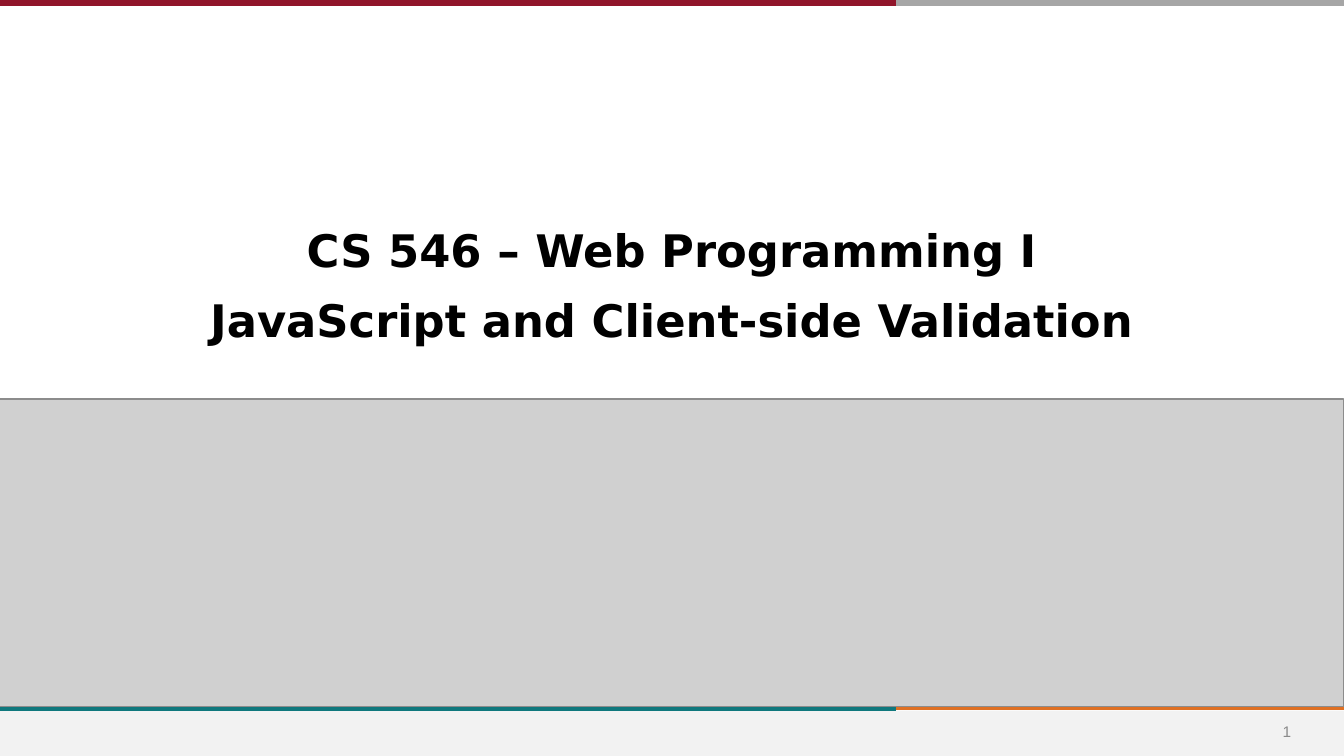
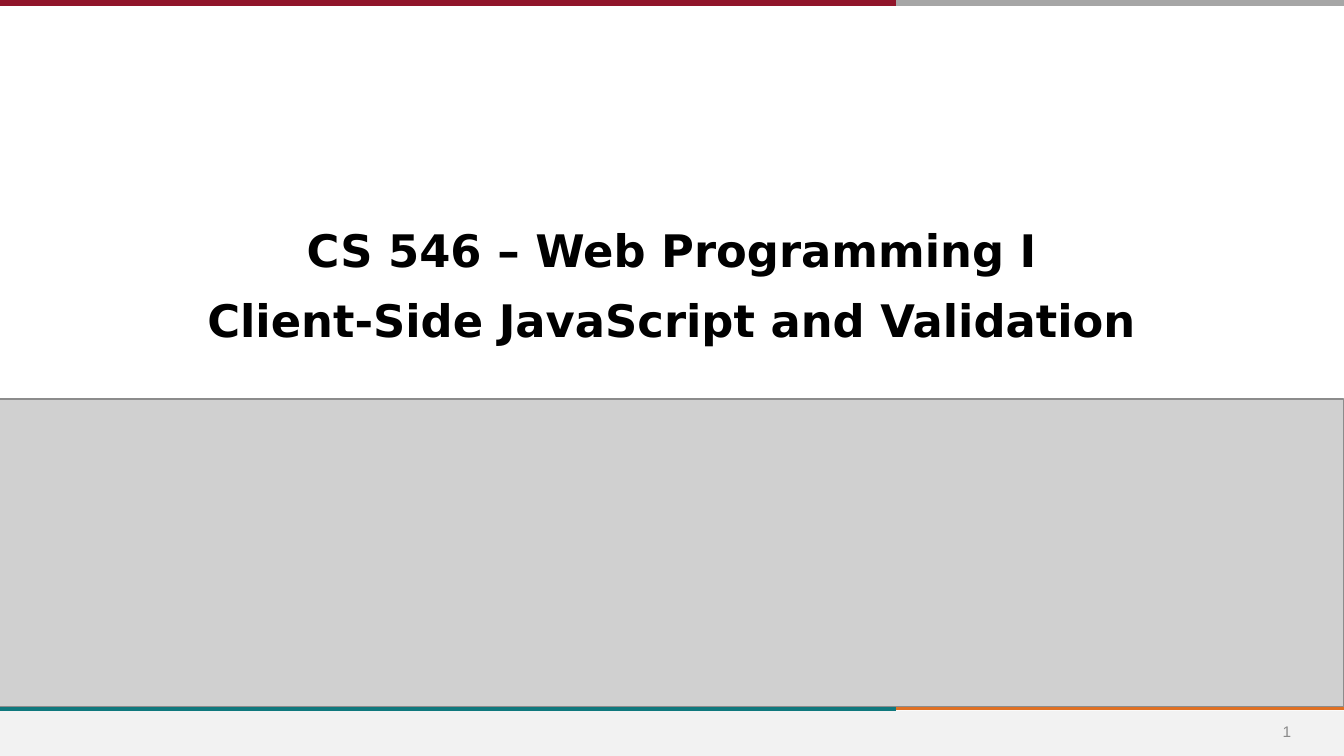
Before and after one commit to stevens-cs546-cs554/CS-546, a slide deck: slide 1 of lecture_09/Frontend JavaScript and Client-Side Form Validation.pptx. Drawn at 1344x756 pixels with LibreOffice and Linux fonts; fonts in the diff are those of the drawing; grey boxes stand for pictures; background and template pictures are left out. Boxes give left, top, right and bottom in pixels: in the first picture for what was removed or moved away, otherwise in the second. Text is boxed around its words. In the diff, an @@ line names an element or a change of style, - is before the commit and + after.

```diff
--- a/lecture_09/Frontend JavaScript and Client-Side Form Validation.pptx
+++ b/lecture_09/Frontend JavaScript and Client-Side Form Validation.pptx
@@ text at [207, 303, 1135, 347]: text changed @@
-JavaScript and Client-side Validation
+Client-Side JavaScript and Validation
```
Also in this commit, not shown: 20 other slides changed, 1 slide added, 26 other files.
